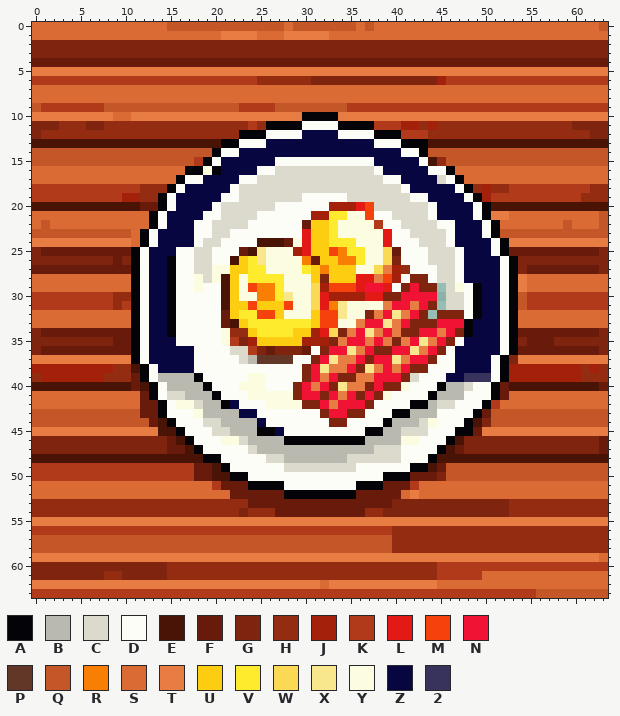
Edited in one commit: pixel-art sprite (img/jobPostingIcons/4.png). Above is the file before it was changed.
The file is 64x64 pixels. Colours within 5 levels of each other are drawn and written as one.
Palette (. is transparent): A #040307  B #b9b9af  C #dcdacc  D #fdfdf8  E #491406  F #681b0b  G #7f240e  H #942c11  J #a3210b  K #b13a1b  L #e31916  M #f5420c  N #f11333  P #633727  Q #c45727  R #f87f04  S #da6b35  T #e87d44  U #fccd11  V #feeb2e  W #fcd954  X #f9e78d  Y #fcfce1  Z #080640  2 #37335d
The same view after the edit:
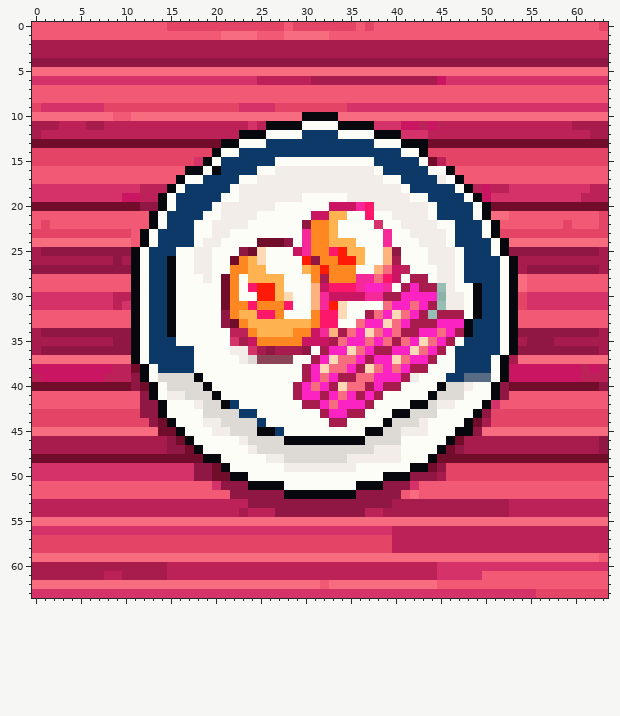
The edit:
colour 2: #37335d -> #576b85
colour A: #040307 -> #06080e
colour B: #b9b9af -> #ddd9d5
colour C: #dcdacc -> #f3edea
colour E: #491406 -> #720c2b
colour F: #681b0b -> #901644
colour G: #7f240e -> #a71b4d
colour H: #942c11 -> #bc2157
colour J: #a3210b -> #ca1662
colour K: #b13a1b -> #d6326a
colour L: #e31916 -> #f6299a
colour M: #f5420c -> #fd176b
colour N: #f11333 -> #fb24c2
colour P: #633727 -> #8b4557
colour Q: #c45727 -> #e44567
colour R: #f87f04 -> #fd1b08
colour S: #da6b35 -> #f25975
colour T: #e87d44 -> #f86c80
colour U: #fccd11 -> #fe8721
colour V: #feeb2e -> #ffb250
colour W: #fcd954 -> #feb27d
colour X: #f9e78d -> #fed9b5
colour Z: #080640 -> #0c3967
y 16: x 19 Y -> D
y 21: x 35..36 YY -> DD
y 22: x 34..37 YYYY -> DDDD
y 23: x 34..38 YYYYY -> DDDDD
y 24: x 29 Y -> D; x 36..38 YYY -> DDD
y 25: x 26..28 YYY -> DDD; x 37..38 YY -> DD
y 26: x 26..29 YYYY -> DDDD; x 37..38 YY -> DD
y 27: x 20..21 YY -> DD; x 26..29 YYYY -> DDDD; x 36..37 YY -> DD
y 28: x 18 Y -> D; x 20 Y -> D; x 23 Y -> D; x 28..30 YYY -> DDD
y 29: x 18 Y -> D; x 23 Y -> D; x 28..30 YYY -> DDD; x 47 Y -> D
y 30: x 23..24 YY -> DD; x 29..30 YY -> DD
y 31: x 29..30 YY -> DD; x 35..38 YYYY -> DDDD
y 32: x 28..30 YYY -> DDD; x 35..36 YY -> DD
y 33: x 34..35 YY -> DD
y 34..35: x 21 Y -> D
y 39: x 24..25 YY -> DD
y 40: x 23..25 YYY -> DDD; x 41 Y -> D
y 41: x 24..28 YYYYY -> DDDDD; x 39 Y -> D
y 42: x 16..17 YY -> DD; x 26..29 YYYY -> DDDD
y 43: x 18 Y -> D
y 44: x 44 Y -> D
y 46: x 21..22 YY -> DD; x 41..42 YY -> DD
Pixel boxes of the changes (left, top, right, bottom) in both pictures:
changed: (32, 22, 608, 598)
